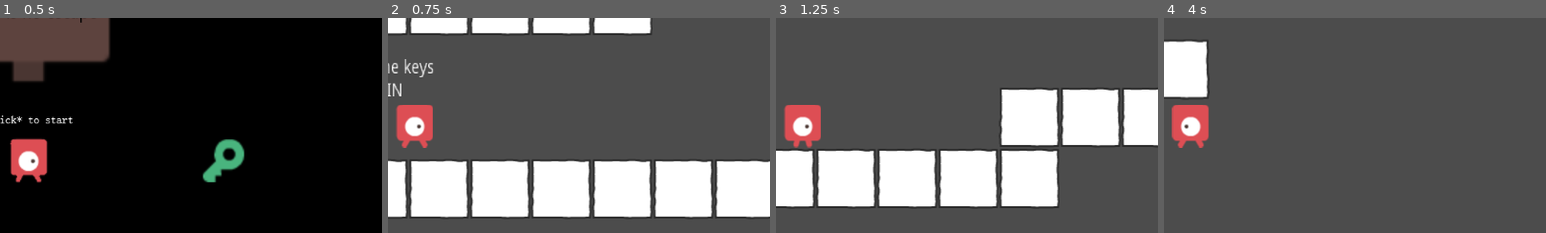
Above: before the commit, frames 1-4 (left to right).
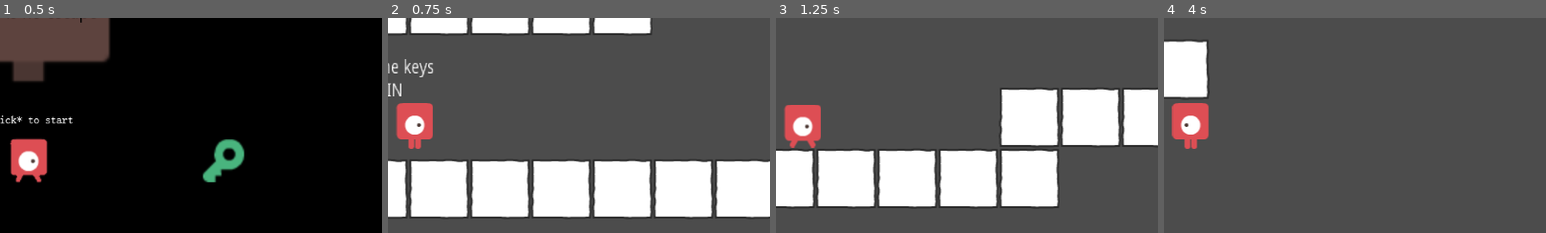
Above: after the commit, the same moments.

Repository: afoster1234/P2-PlatformPegSmash
Game: Godot game, scene res://src/MainUI.tscn
Two runs of this game, one before a commit and one after it. Both use one fixed random seed, a clock stepped at 60 frames per second and the inputs below.
Inputs (mouse positions are % of the whole screen's width and height, from its top left):
- Up to frame 1 (0.5 s): no input
- Up to frame 2 (0.75 s): tap Enter at 0.5 s; move the mouse to (72, 45) at 0.52 s; hold D (move_right) from 0.53 s (still down); click (72, 45) at 0.67 s
- Up to frame 3 (1.25 s): keep holding D (move_right); tap Space (jump) at 0.77 s
- Up to frame 4 (4 s): move the mouse to (30, 55) at 1.27 s; release D (move_right) at 1.28 s; hold A (move_left) 1.28-2.03 s; click (30, 55) at 1.42 s; tap Space (jump) at 1.52, 3.02, 3.77 s; move the mouse to (60, 28) at 2.02 s; hold D (move_right) 2.03-3.53 s; click (60, 28) at 2.17 s; move the mouse to (45, 70) at 2.77 s; click (45, 70) at 2.92 s; move the mouse to (80, 65) at 3.52 s; hold A (move_left) from 3.53 s (still down); click (80, 65) at 3.67 s
The pictures show only the part of the screen within x 46-96%, y 25-75%; the shares and areas given below are measured in that part.

Frame 1 is identical in both runs. In frame 2, 0.5% of the frame differs, in the area x 2-12%, y 39-61%; in frame 3, 0.1%; in frame 4, 0.6%.

Commit message:
Final Commit

Diff:
--- a/project/src/Player.tscn
+++ b/project/src/Player.tscn
@@ -33,7 +33,6 @@
 [node name="AnimatedSprite" type="AnimatedSprite" parent="."]
 frames = SubResource( 2 )
 animation = "walkright"
-frame = 2
 playing = true
 
 [node name="Camera2D" type="Camera2D" parent="."]
--- a/project/src/World.tscn
+++ b/project/src/World.tscn
@@ -4,7 +4,7 @@
 [ext_resource path="res://src/World.gd" type="Script" id=2]
 [ext_resource path="res://src/Player.tscn" type="PackedScene" id=3]
 [ext_resource path="res://src/Key.tscn" type="PackedScene" id=4]
-[ext_resource path="res://assets/Audio/Lullaby by Joakim Karud (official).wav" type="AudioStream" id=5]
+[ext_resource path="res://assets/Audio/background-music.wav" type="AudioStream" id=5]
 
 [sub_resource type="ConvexPolygonShape2D" id=1]
 points = PoolVector2Array( 64, 64, 0, 64, 0, 0, 64, 0 )
Not shown, removed: project/assets/Audio/Lullaby by Joakim Karud (official).wav.import
Not shown, added: project/assets/Audio/background-music.wav.import
Not shown, changed: README.md
Not shown, changed: project/assets/Audio/Lullaby by Joakim Karud (official).wav
Not shown, added: project/assets/Audio/background-music.wav
